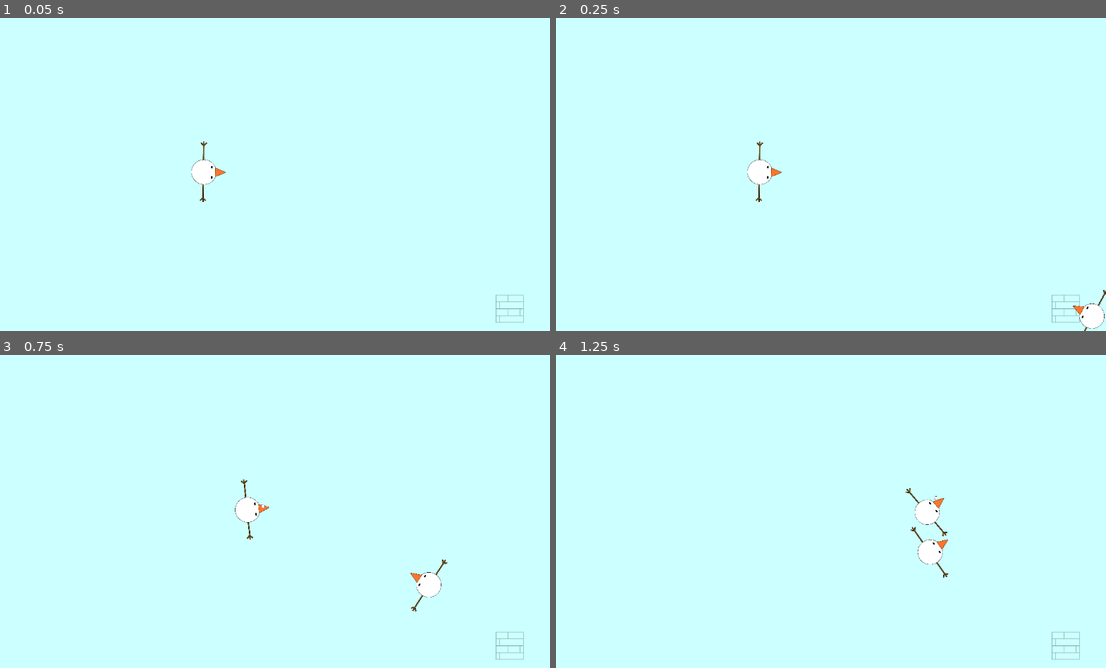
Above: before the commit, frames 1-4 (two rows, left to right).
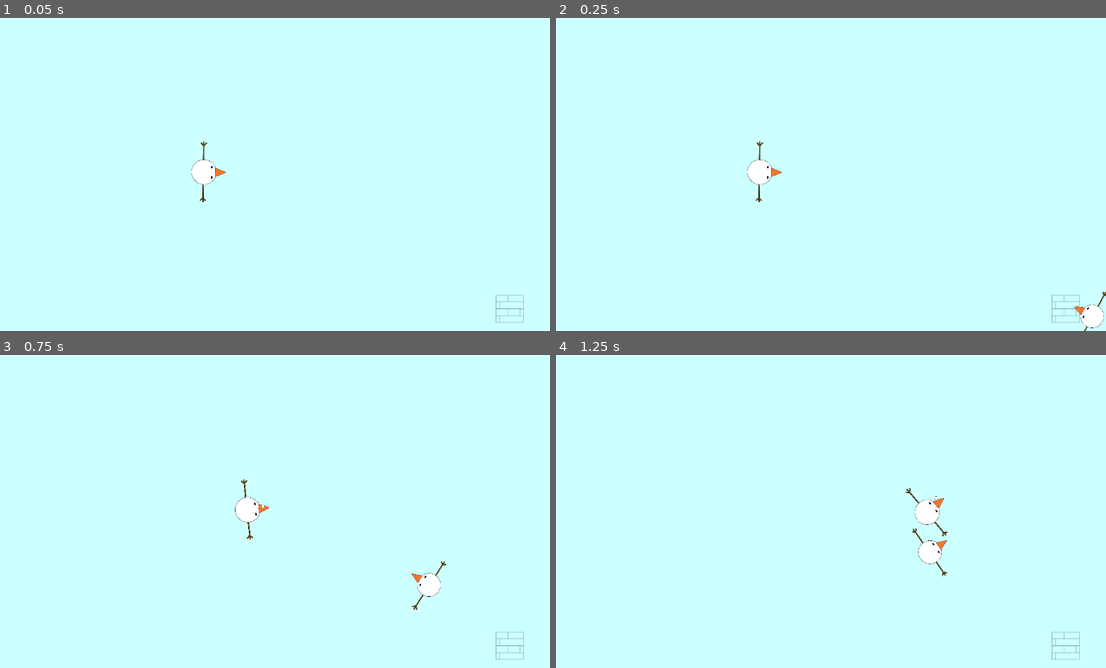
Above: after the commit, the same moments.

Repository: jesspancakes/topdownshooter
Game: Godot game, scene res://world.tscn
Same seed, same stepped clock (60 frames per second), same inputs: the game is played once before the commit and once after it.
Inputs (mouse positions are in pixels of both pictures, inside the frame that each line leads up to):
- Up to frame 1 (0.05 s): no input
- Up to frame 2 (0.25 s): no input
- Up to frame 3 (0.75 s): move the mouse to (390, 492) at 0.52 s; hold Right (ui_right) from 0.53 s (still down); click (390, 492) at 0.6 s
- Up to frame 4 (1.25 s): keep holding Right (ui_right)

Frame 1 is identical in both runs. In frame 2, 0.1% of the frame differs, in the area x 93-100%, y 86-100%; in frame 3, 0.1%; in frame 4, 0.1%, in the area x 64-72%, y 54-72%.

Commit message:
trying to figure out how to make sprite change

Diff:
--- a/snowman2/enemy.tscn
+++ b/snowman2/enemy.tscn
@@ -7,7 +7,7 @@
 radius = 26.0192
 
 [sub_resource type="CircleShape2D" id="CircleShape2D_k0b4r"]
-radius = 29.0
+radius = 30.0666
 
 [node name="Enemy" type="CharacterBody2D"]
 collision_layer = 3
@@ -19,8 +19,8 @@
 shape = SubResource("CircleShape2D_qx72x")
 
 [node name="Sprite2D" type="Sprite2D" parent="."]
-position = Vector2(4.76837e-07, -4.76837e-07)
-scale = Vector2(0.191, 0.191)
+position = Vector2(-1, 1.90735e-06)
+scale = Vector2(0.178491, 0.178491)
 texture = ExtResource("2_cfcm1")
 
 [node name="Area2D" type="Area2D" parent="."]
Binary file added: snowman2/enemy.png
Not shown, added: snowman2/enemy.png.import
